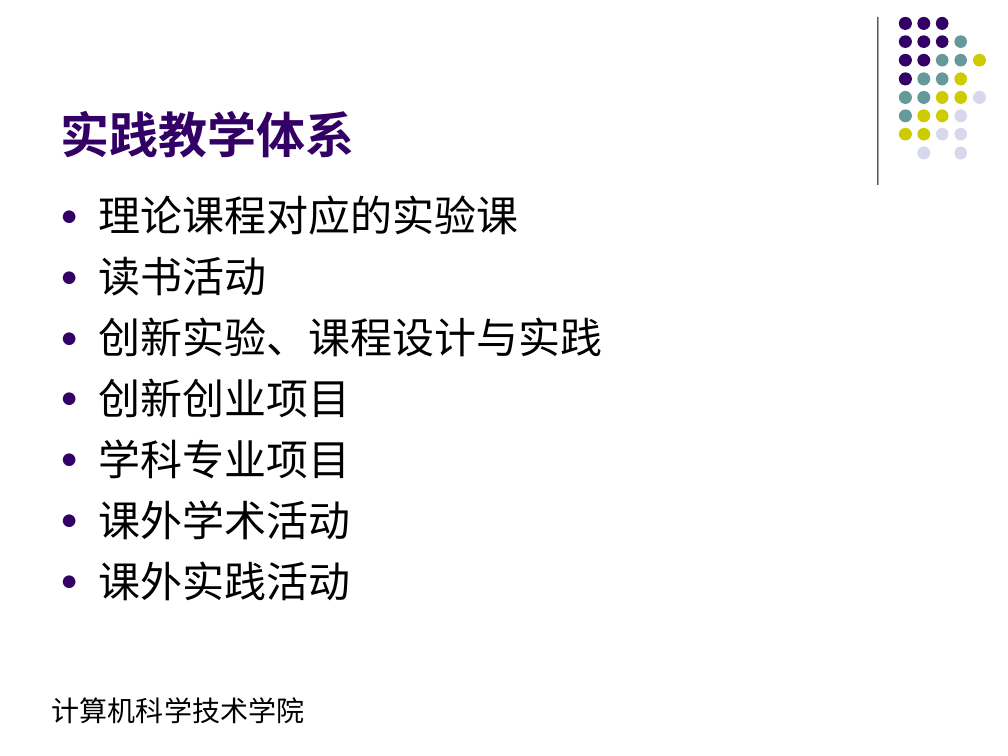
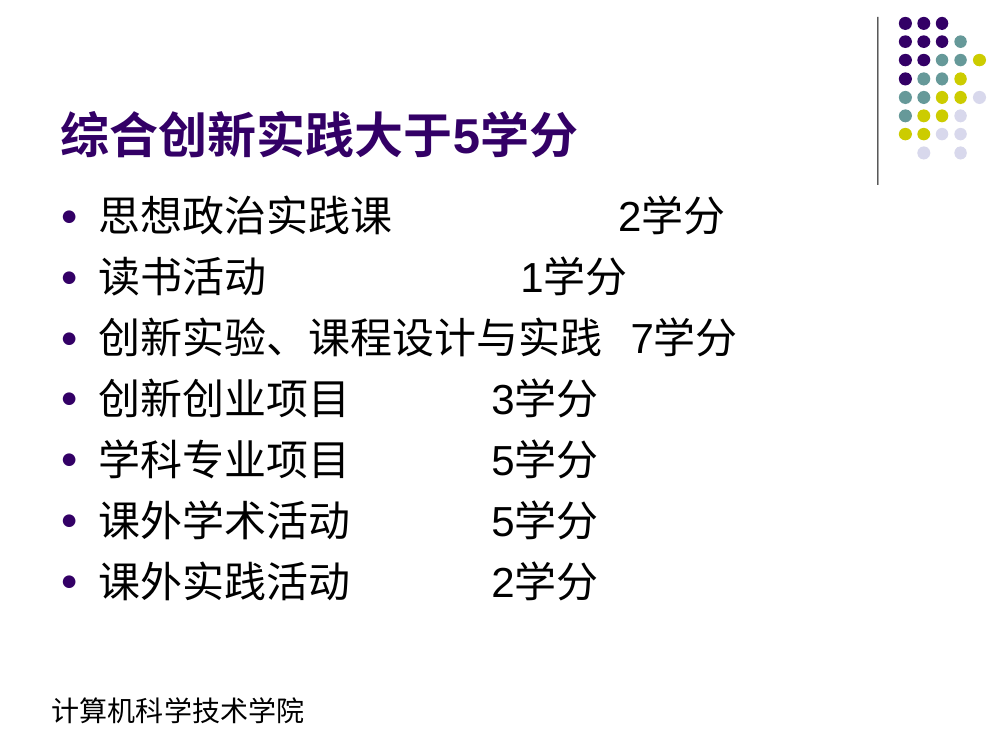
Before and after one commit to ciecclm/2016-, a slide deck: slide 9 of 软件工程培养方案汇报.ppt (slide 6 before the commit). Drawn at 1008x756 pixels with LibreOffice and Linux fonts; fonts in the diff are those of the drawing. Boxes give left, top, right and bottom in pixels: in the first picture for what was removed or moved away, otherwise in the second. Text is boxed around its words. In the diff, an @@ line names an element or a change of style, - is before the commit and + after.

```diff
--- a/软件工程培养方案汇报.ppt
+++ b/软件工程培养方案汇报.ppt
@@ title at (60, 111, 578, 158): text changed @@
-实践教学体系
+综合创新实践大于5学分
@@ text at (98, 195, 738, 601): text changed @@
-● 理论课程对应的实验课
-● 读书活动
-● 创新实验、课程设计与实践
-● 创新创业项目
-● 学科专业项目
-● 课外学术活动
-● 课外实践活动
+● 思想政治实践课 2学分
+● 读书活动 1学分
+● 创新实验、课程设计与实践 7学分
+● 创新创业项目 3学分
+● 学科专业项目 5学分
+● 课外学术活动 5学分
+● 课外实践活动 2学分
```
Also in this commit, not shown: 3 other slides changed, 4 slides added, 1 other file.
